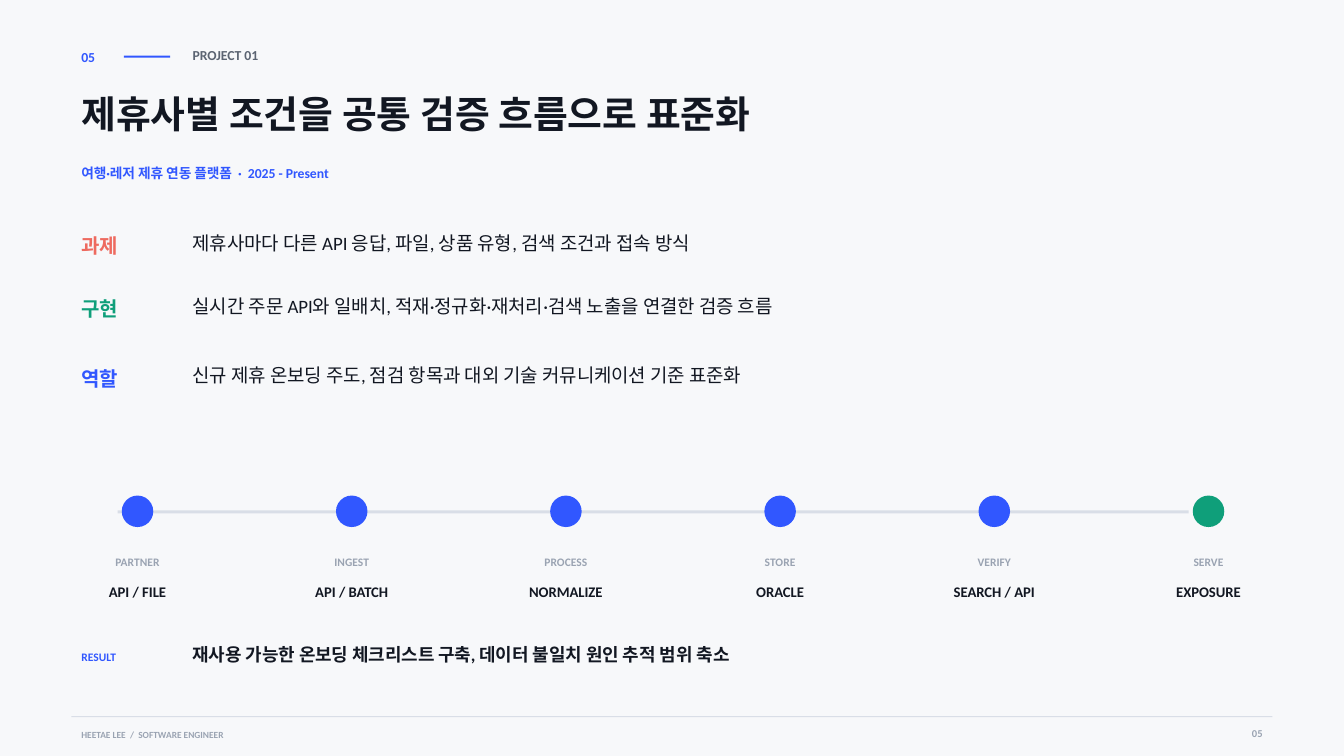
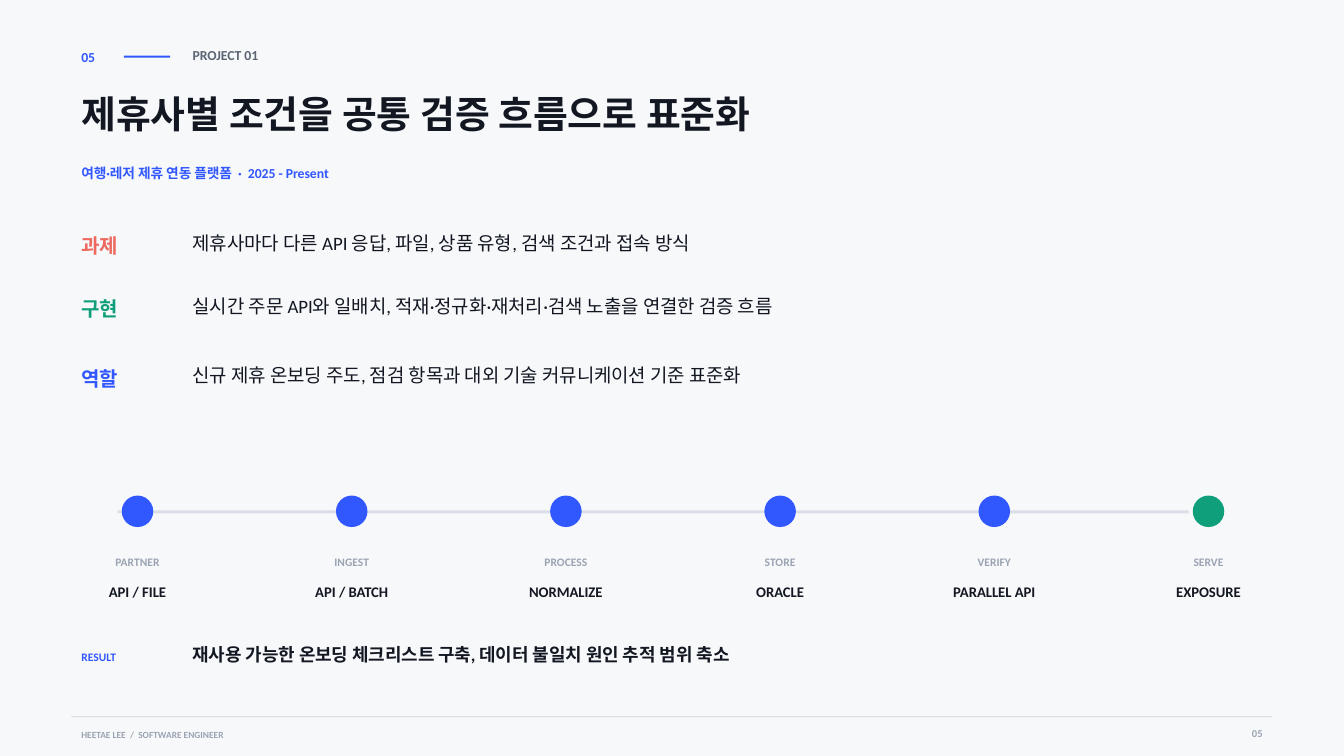
Before and after one commit to heetae-L/heetae-L.github.io, a slide deck: slide 5 of portfolio/heetae-lee-portfolio.pptx. Drawn at 1344x756 pixels with LibreOffice and Linux fonts; fonts in the diff are those of the drawing. Boxes give left, top, right and bottom in pixels: in the first picture for what was removed or moved away, otherwise in the second. Text is boxed around its words. In the diff, an @@ line names an element or a change of style, - is before the commit and + after.

```diff
--- a/portfolio/heetae-lee-portfolio.pptx
+++ b/portfolio/heetae-lee-portfolio.pptx
@@ text at (953, 587, 1036, 597): text changed @@
-SEARCH / API
+PARALLEL API
```
Also in this commit, not shown: 4 other slides changed, 18 other files.
